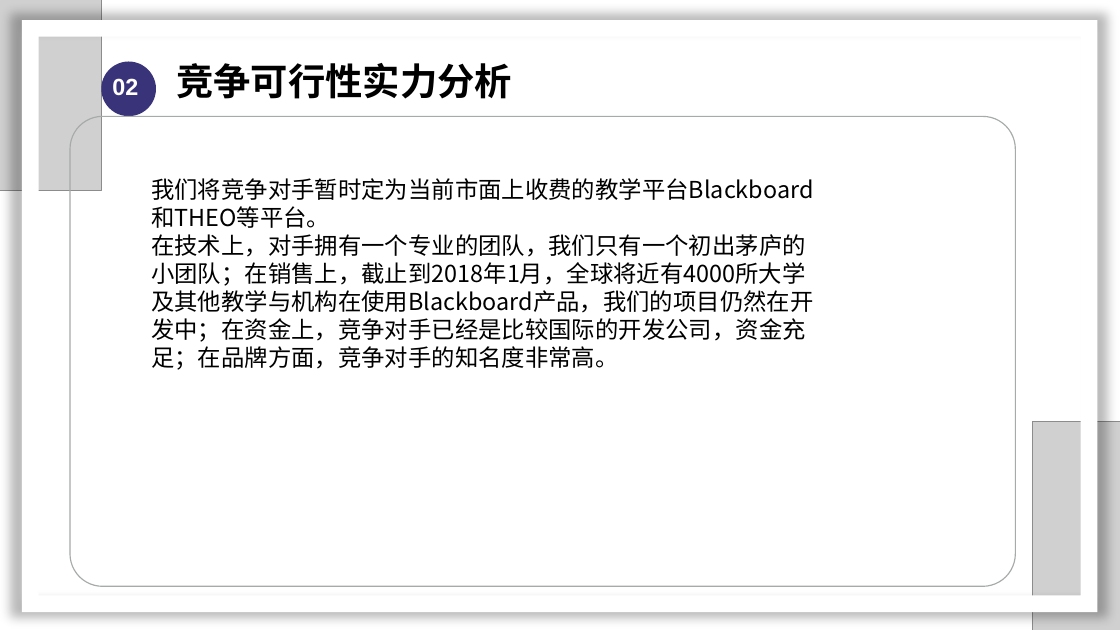
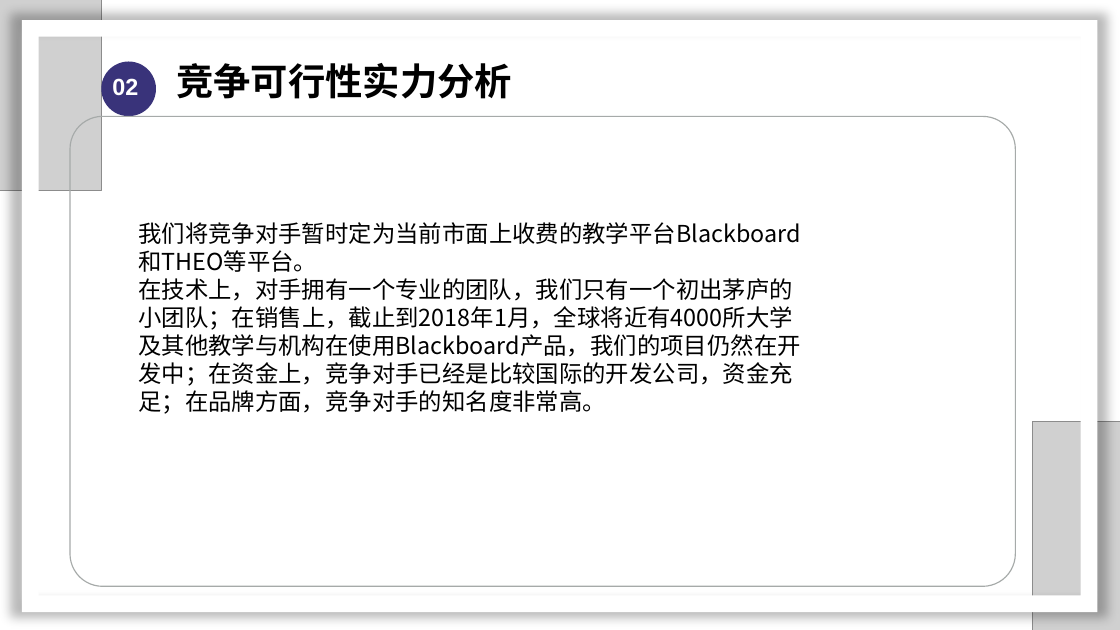
Before and after one commit to SarielX98/PRD2018G14, a slide deck: slide 19 of 受控文档/PPT/软件需求工程审核PPT.pptx. Drawn at 1120x630 pixels with LibreOffice and Linux fonts; fonts in the diff are those of the drawing; grey boxes stand for pictures; background and template pictures are left out. Boxes give left, top, right and bottom in pixels: in the first picture for what was removed or moved away, otherwise in the second. Text is boxed around its words. In the diff, an @@ line names an element or a change of style, - is before the commit and + after.

```diff
--- a/受控文档/PPT/软件需求工程审核PPT.pptx
+++ b/受控文档/PPT/软件需求工程审核PPT.pptx
@@ text "我们将竞争对手暂时定为当前市面上收费的教学平台Blackboard 和THEO等平台。" moved from (x1=151, y1=178, x2=813, y2=370) to (x1=138, y1=222, x2=800, y2=414) @@
```
Also in this commit, not shown: 11 other slides changed, 4 slides added.
